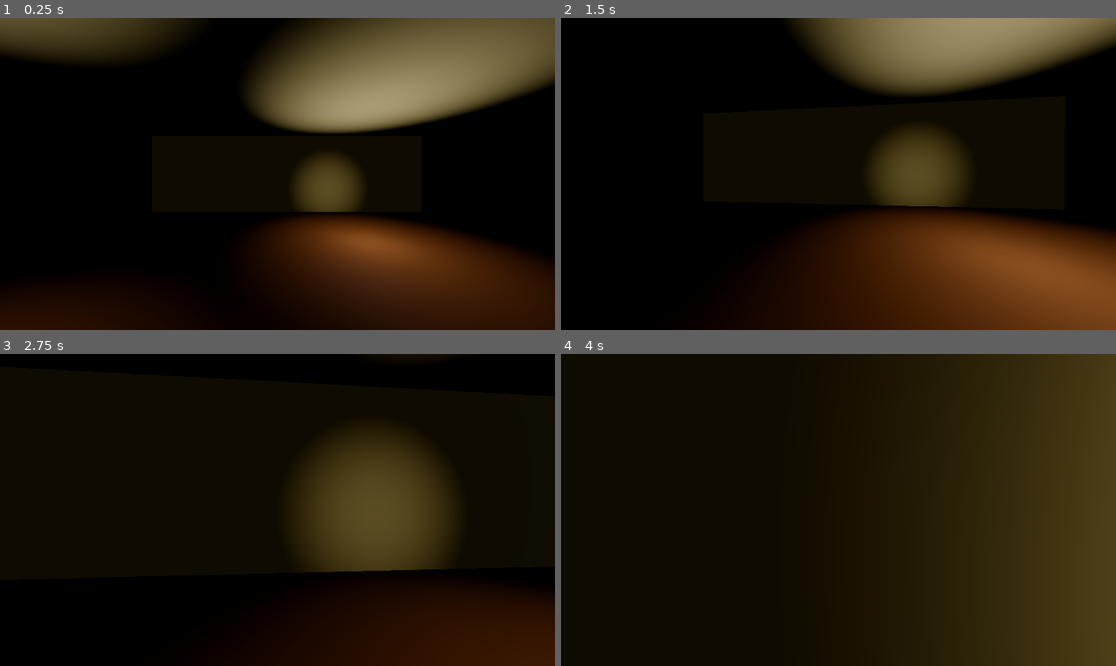
Above: before the commit, frames 1-4 (two rows, left to right).
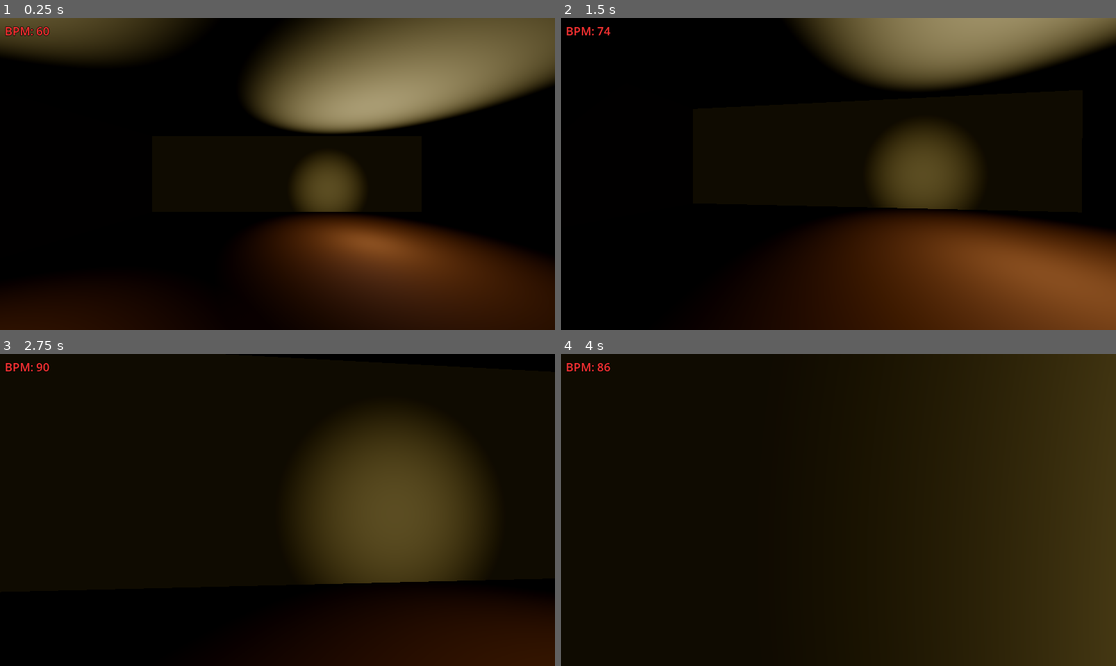
Above: after the commit, the same moments.

Repository: BradyKearley/2026UOttawaHack
Game: Godot game, scene res://Tscn's/map.tscn
Same seed, same stepped clock (60 frames per second), same inputs: the game is played once before the commit and once after it.
Inputs (mouse positions are in pixels of both pictures, inside the frame that each line leads up to):
- Up to frame 1 (0.25 s): no input
- Up to frame 2 (1.5 s): move the mouse to (866, 174) at 0.52 s; hold Shift (sprint) 0.53-1.28 s; hold W (move_forward) from 0.53 s (still down); move the mouse to (810, 174) at 1.27 s; tap Shift (sprint) at 1.35 s
- Up to frame 3 (2.75 s): keep holding W (move_forward); move the mouse to (288, 503) at 2.02 s; hold Shift (sprint) from 2.03 s (still down)
- Up to frame 4 (4 s): keep holding W (move_forward); move the mouse to (832, 516) at 2.77 s; release Shift (sprint) at 2.78 s; tap Shift (sprint) at 2.85 s; move the mouse to (877, 513) at 3.52 s; hold Shift (sprint) from 3.53 s (still down)

The runs differ from the first frame. In frame 1, 0.2% of the frame differs, in the area x 1-9%, y 2-6%; in frame 2, 1.4%; in frame 3, 4.8%, in the area x 1-88%, y 2-74%; in frame 4, 0.1%.

Commit message:
Heart Beat sfx improved

Diff:
--- a/Tscn's/Player.gd
+++ b/Tscn's/Player.gd
@@ -15,6 +15,7 @@
 # Camera reference and base position
 @onready var camera = $Camera3D
 var camera_base_y = 1.6
+@onready var bpm_label = $CanvasLayer/BPMLabel
 
 # Movement smoothing
 const ACCELERATION = 8.0
@@ -24,6 +25,20 @@
 const BASE_FOV = 85.0
 const SPRINT_FOV = 95.0
 const FOV_LERP_SPEED = 8.0
+
+# Heart rate system
+var heart_bpm: float = 60.0  # Resting heart rate
+const NORMAL_BPM = 60.0
+const SPRINT_BPM = 160.0  # Heart rate while sprinting (increased cap)
+const MAX_BPM = 200.0  # Maximum possible BPM
+const BPM_INCREASE_SPEED = 15.0  # Slower increase (was 30.0)
+const BPM_DECREASE_SPEED = 25.0  # Faster recovery
+@onready var heartbeat_sound = $Camera3D/heartBeatSound/AudioStreamPlayer3D
+var heartbeat_timer: float = 0.0
+
+# Visual effects for high heart rate
+var vignette_intensity: float = 0.0
+const MAX_VIGNETTE = 0.3
 
 # Gravity from project settings
 var gravity = ProjectSettings.get_setting("physics/3d/default_gravity")
@@ -74,6 +89,9 @@
 	# Calculate horizontal speed for view effects
 	var horizontal_velocity = Vector2(velocity.x, velocity.z).length()
 
+	# Update heart rate based on player state
+	_update_heart_rate(delta, is_sprinting, horizontal_velocity)
+
 	# View bobbing effect
 	if is_on_floor() and horizontal_velocity > 0.1:
 		bob_time += delta * horizontal_velocity * BOB_FREQ
@@ -96,8 +114,69 @@
 		camera.position.x = lerp(camera.position.x, 0.0, delta * 10.0)
 		camera.rotation.z = lerp(camera.rotation.z, 0.0, delta * 5.0)
 
-	# Sprint FOV effect
-	var target_fov = SPRINT_FOV if is_sprinting else BASE_FOV
-	camera.fov = lerp(camera.fov, target_fov, delta * FOV_LERP_SPEED)
+	# Apply visual effects based on heart rate
+	_apply_heart_rate_effects(delta)
+
+	# Update heartbeat sound
+	_update_heartbeat(delta)
 
 	move_and_slide()
+
+func _update_heart_rate(delta, is_sprinting: bool, speed: float):
+	# Determine target BPM based on player state
+	var target_bpm = NORMAL_BPM
+
+	if is_sprinting:
+		# Sprinting increases heart rate significantly
+		target_bpm = SPRINT_BPM
+	elif speed > 0.5:
+		# Walking increases heart rate moderately
+		target_bpm = 80.0
+	else:
+		# Standing still, return to resting rate
+		target_bpm = NORMAL_BPM
+
+	# Smoothly transition to target BPM
+	if heart_bpm < target_bpm:
+		heart_bpm = min(heart_bpm + BPM_INCREASE_SPEED * delta, target_bpm)
+	elif heart_bpm > target_bpm:
+		heart_bpm = max(heart_bpm - BPM_DECREASE_SPEED * delta, target_bpm)
+
+func _apply_heart_rate_effects(delta):
+	# Calculate vignette intensity based on heart rate
+	var stress_level = (heart_bpm - NORMAL_BPM) / (MAX_BPM - NORMAL_BPM)
+	var target_vignette = clamp(stress_level * MAX_VIGNETTE, 0.0, MAX_VIGNETTE)
+	vignette_intensity = lerp(vignette_intensity, target_vignette, delta * 5.0)
+
+	# Add subtle camera shake at high heart rates
+	if heart_bpm > 100.0:
+		var shake_intensity = (heart_bpm - 100.0) / 80.0  # 0 to 1 range
+		var shake_amount = shake_intensity * 0.01
+		camera.position.x += randf_range(-shake_amount, shake_amount)
+		camera.position.y += randf_range(-shake_amount, shake_amount)
+
+func _update_heartbeat(delta):
+	# Update BPM display
+	if bpm_label:
+		bpm_label.text = "BPM: " + str(int(heart_bpm))
+
+	# Adjust playback speed based on BPM - moderate scaling
+	# pitch_scale also controls playback speed in Godot
+	if heartbeat_sound:
+		# Less aggressive: 1.0x at 60 BPM to 2.0x at 200 BPM
+		var speed_scale = remap(heart_bpm, NORMAL_BPM, MAX_BPM, 1.0, 2.0)
+		heartbeat_sound.pitch_scale = clamp(speed_scale, 0.8, 2.2)
+
+		# Much louder at high BPM: starts at 0 dB, goes up to +40 dB at max
+		var volume_boost = remap(heart_bpm, NORMAL_BPM, MAX_BPM, 0.0, 40.0)
+		heartbeat_sound.volume_db = 0.0 + volume_boost
+
+		# Start playing if not already
+		if not heartbeat_sound.playing:
+			heartbeat_sound.play()
+
+# Public method to trigger fear response (call this from other scripts)
+func trigger_fear(intensity: float = 1.0):
+	# Instantly spike heart rate based on intensity (0.0 to 1.0)
+	var bpm_increase = intensity * 60.0  # Up to 60 BPM increase
+	heart_bpm = min(heart_bpm + bpm_increase, MAX_BPM)
--- a/Tscn's/Player.tscn
+++ b/Tscn's/Player.tscn
@@ -1,10 +1,17 @@
-[gd_scene load_steps=3 format=3 uid="uid://bxj8y6qvnhm4w"]
+[gd_scene load_steps=5 format=3 uid="uid://bxj8y6qvnhm4w"]
 
-[ext_resource type="Script" path="res://Tscn's/Player.gd" id="1_v5k2m"]
+[ext_resource type="Script" uid="uid://gbtbdhb7e83w" path="res://Tscn's/Player.gd" id="1_v5k2m"]
+[ext_resource type="PackedScene" uid="uid://bgiytxfnbyhxc" path="res://soundEffects/heartBeatSound.tscn" id="2_qnqe6"]
 
 [sub_resource type="CapsuleShape3D" id="CapsuleShape3D_7yc8k"]
 radius = 0.4
 height = 1.8
+
+[sub_resource type="LabelSettings" id="LabelSettings_bpm"]
+font_size = 24
+font_color = Color(1, 0.2, 0.2, 1)
+outline_size = 4
+outline_color = Color(0, 0, 0, 1)
 
 [node name="Player" type="CharacterBody3D"]
 script = ExtResource("1_v5k2m")
@@ -16,3 +23,15 @@
 [node name="Camera3D" type="Camera3D" parent="."]
 transform = Transform3D(1, 0, 0, 0, 1, 0, 0, 0, 1, 0, 1.6, 0)
 fov = 85.0
+
+[node name="heartBeatSound" parent="Camera3D" instance=ExtResource("2_qnqe6")]
+
+[node name="CanvasLayer" type="CanvasLayer" parent="."]
+
+[node name="BPMLabel" type="Label" parent="CanvasLayer"]
+offset_left = 10.0
+offset_top = 10.0
+offset_right = 150.0
+offset_bottom = 50.0
+text = "BPM: 60"
+label_settings = SubResource("LabelSettings_bpm")
--- a/soundEffects/heartBeatSound.tscn
+++ b/soundEffects/heartBeatSound.tscn
@@ -6,4 +6,4 @@
 
 [node name="AudioStreamPlayer3D" type="AudioStreamPlayer3D" parent="."]
 stream = ExtResource("1_2bfhm")
-volume_db = 54.369
+autoplay = true
